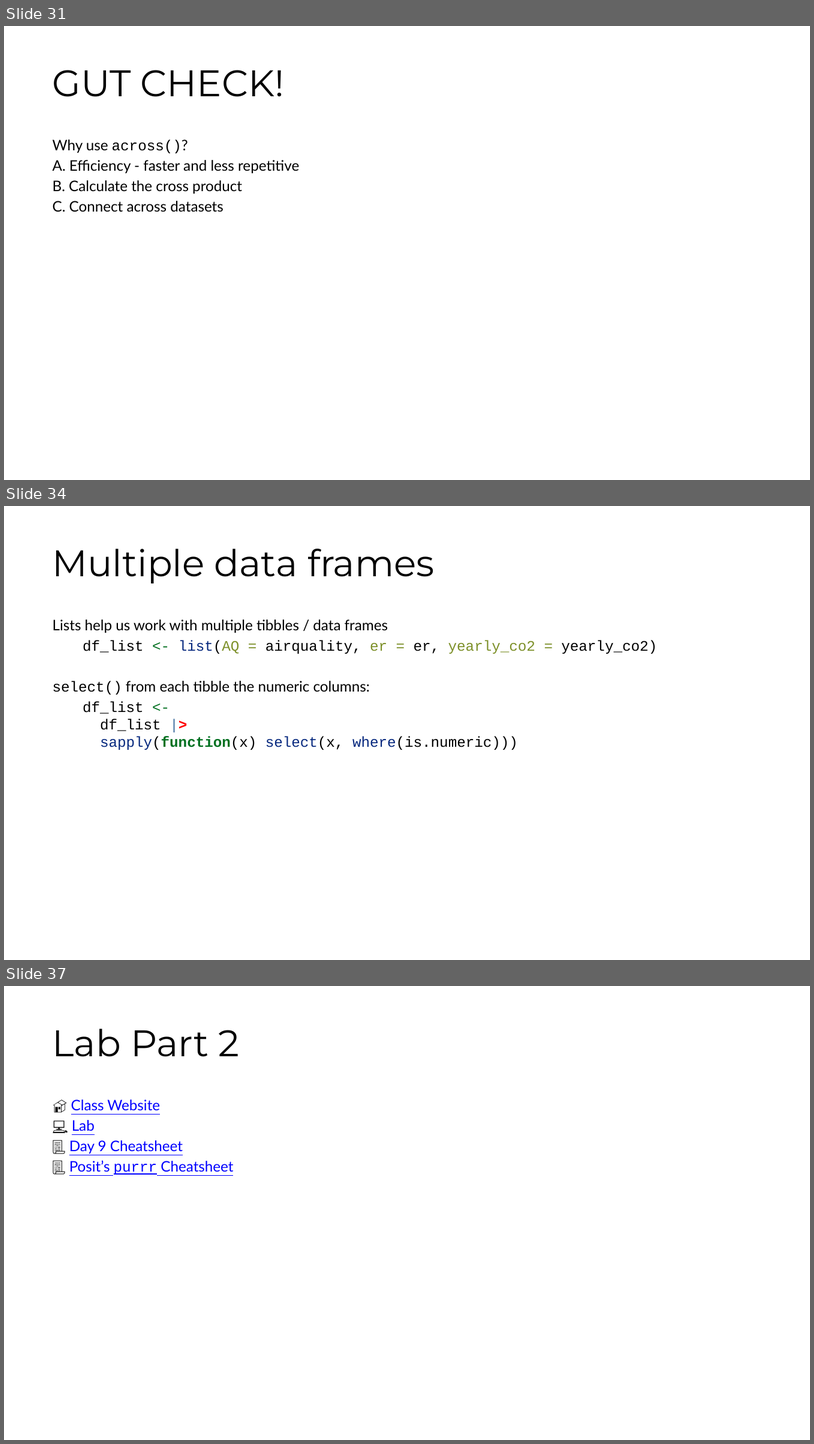
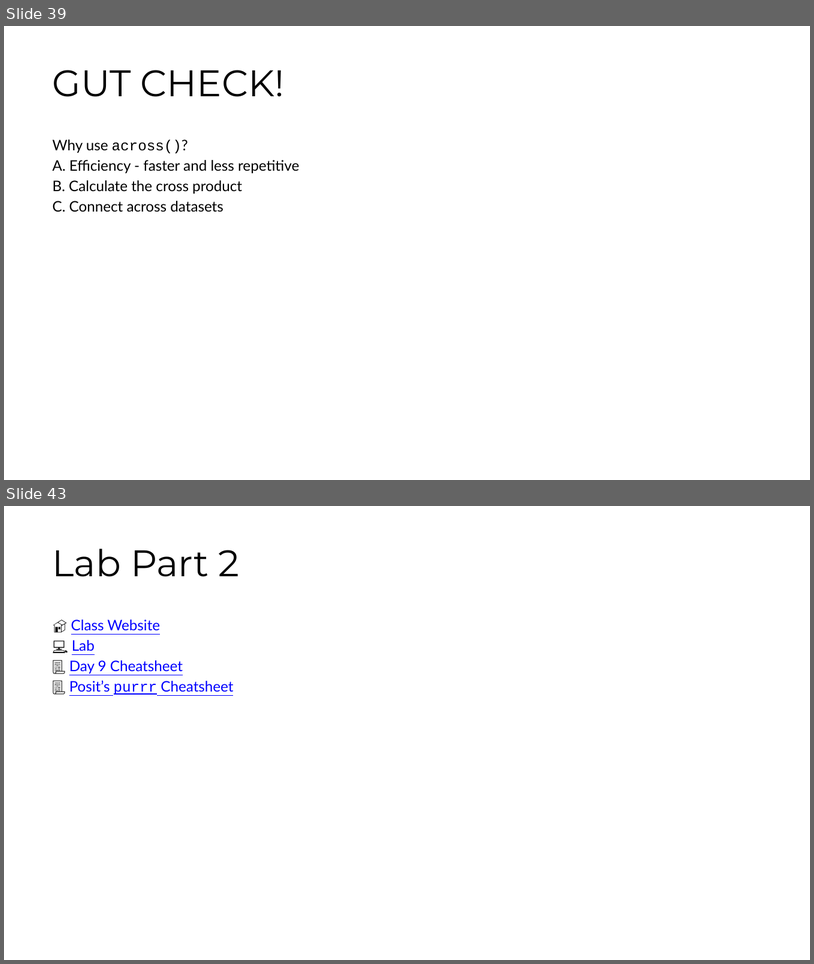
Before and after one commit to fhdsl/DaSEH, a slide deck: modules/Functions/Functions.pptx. Shown one above the other, each under a label of ours: slides 31, 34 and 37 before the commit, slides 39 and 43 after it; the slides between them are not shown. The pictures are 814x1444 and 814x964 pixels, drawn with LibreOffice and Linux fonts; fonts in the diff are those of the drawing. Boxes give left, top, right and bottom in pixels: in the first picture for what was removed or moved away, otherwise in the second. Text is boxed around its words. In the diff, an @@ line names an element or a change of style, - is before the commit and + after.

```diff
--- a/modules/Functions/Functions.pptx
+++ b/modules/Functions/Functions.pptx
@@ slide 34 removed at [4,506,810,960], background #FFFFFF @@
@@ title removed at [53,549,435,583] @@
-Multiple data frames
@@ text removed at [53,619,657,750] @@
-Lists help us work with multiple tibbles / data frames
-df_list <- list(AQ = airquality, er = er, yearly_co2 = yearly_co2)
-select() from each tibble the numeric columns:
-df_list <-
-df_list |>
-sapply(function(x) select(x, where(is.numeric)))
@@ what was slide 31 is now slide 39 @@
@@ what was slide 37 is now slide 43 @@
```
Also in this commit, not shown: 10 slides changed, 10 slides added, 3 other slides removed, 8 other files.
